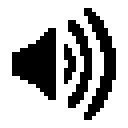
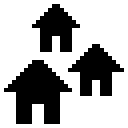
The second w=128, h=128 image is a revision of the first. Changes to its layers:
hid "unmuted" over [12, 8, 116, 120]
added layer "town" above "portal" over [4, 4, 124, 124]
hid "Layer 0" over [4, 4, 124, 124]
